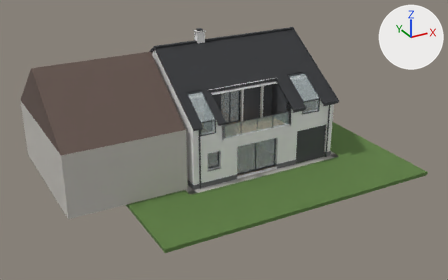
Renders of the glTF model RDModrice.glb from each side of a commit.
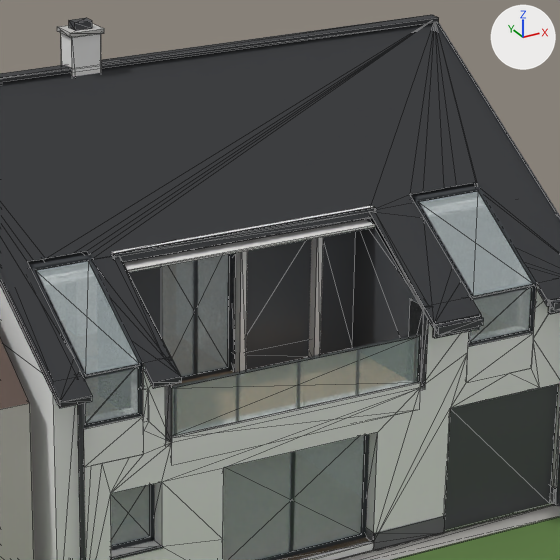
Old and new are each drawn whole from a camera (50 mm lens) standing at (-15.74, -32.76, 19.35) and looking at (4.69, 4.38, 0.78) and again close up on the part from 40% to 73% of the width and 8% to 61% of the height. The lights are fixed; the arrows at upper right show +X, +Y and +Z. The first two pictures are the older version. The close-ups show mesh edges as thin lines. Where no turn or scale is listed for an object, it has been applied to the vertices.

Names of what the first close-up shows: 'RD_Obvod_stena_jih', 'RD_Obvod_stit_zapad', 'RD_Obvod_terasa_bok.001', 'RD_Obvod_terasa_celo', 'RD_Obvod_terasa_parapet', 'RD_Obvod_terasa_pilir_V', 'RD_Obvod_terasa_stena_P', 'RD_Obvod_vrata_jih', 'RD_strecha_strecha_jih', 'vypln_hs_portal_vypln', 'vypln_okno_zalV_sikma', 'vypln_okno_zal_sikma', 'vypln_terasa_dvere_vypln', 'vypln_zabradli_sklo' and 62 more.
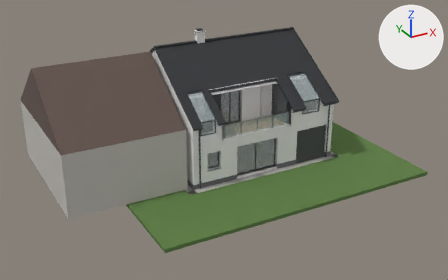
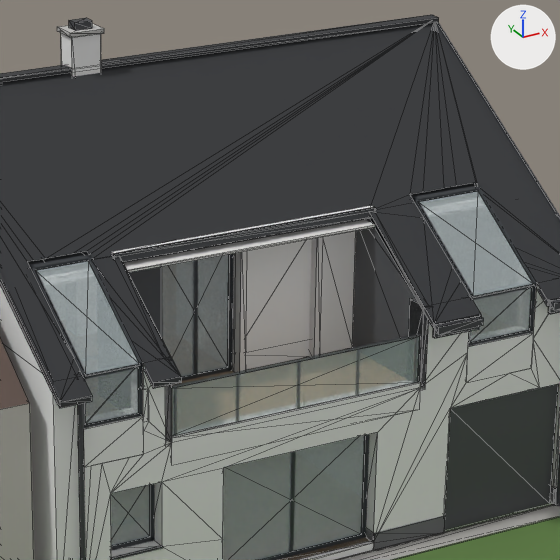
What differs and where, as boxes [x1, y1, x2, y2] in the close-ups (560 x 560 px):
```json
{"object": "RD_Obvod_terasa_stena_P", "change": "recoloured", "before": [233, 239, 312, 354], "after": [233, 239, 312, 354], "on screen": "dark grey to white"}
{"object": "RD_Obvod_terasa_pilir_V", "change": "recoloured", "before": [320, 231, 356, 354], "after": [320, 231, 356, 354], "on screen": "dark grey to white"}
{"object": "RD_Obvod_terasa_parapet", "change": "recoloured", "before": [232, 340, 309, 371], "after": [232, 340, 309, 371], "on screen": "dark grey to white"}
```

Scene script edits in JSON lines:
```json
{"block": "me_terasa_pilir_v", "where": "me_terasa_pilir_v.from_pydata(...)  # 8 vertices, 12 faces; spans x 6.55..7.45, y 2.3..2.55, z 2.95..5.8"}
{"op": "remove", "block": "me_terasa_pilir_v", "code": "me_terasa_pilir_v.materials.append(mat_f_obklad_tmavy)  # dark grey #4d5054"}
{"op": "add", "block": "me_terasa_pilir_v", "code": "me_terasa_pilir_v.materials.append(mat_a_omitka_svetle_seda)  # white #ededec"}
{"block": "me_terasa_parapet", "where": "me_terasa_parapet.from_pydata(...)  # 8 vertices, 12 faces; spans x 4.85..6.55, y 2.3..2.55, z 2.95..3.3"}
{"op": "remove", "block": "me_terasa_parapet", "code": "me_terasa_parapet.materials.append(mat_f_obklad_tmavy)  # dark grey #4d5054"}
{"op": "add", "block": "me_terasa_parapet", "code": "me_terasa_parapet.materials.append(mat_a_omitka_svetle_seda)  # white #ededec"}
{"block": "me_rd_obvod_terasa_stena_p", "where": "me_rd_obvod_terasa_stena_p.from_pydata(...)  # 8 vertices, 12 faces; spans x 4.85..6.55, y 2.3..2.55, z 3.3..5.55"}
{"op": "remove", "block": "me_rd_obvod_terasa_stena_p", "code": "me_rd_obvod_terasa_stena_p.materials.append(mat_f_obklad_tmavy)  # dark grey #4d5054"}
{"op": "add", "block": "me_rd_obvod_terasa_stena_p", "code": "me_rd_obvod_terasa_stena_p.materials.append(mat_a_omitka_svetle_seda)  # white #ededec"}
```
